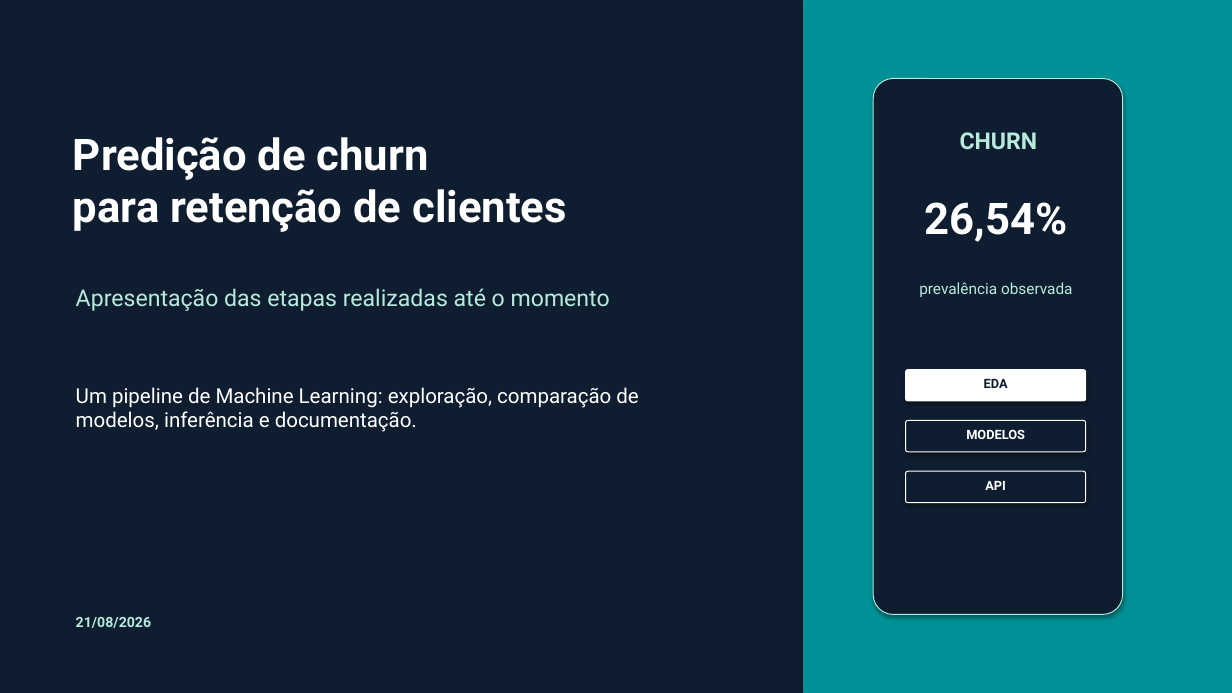
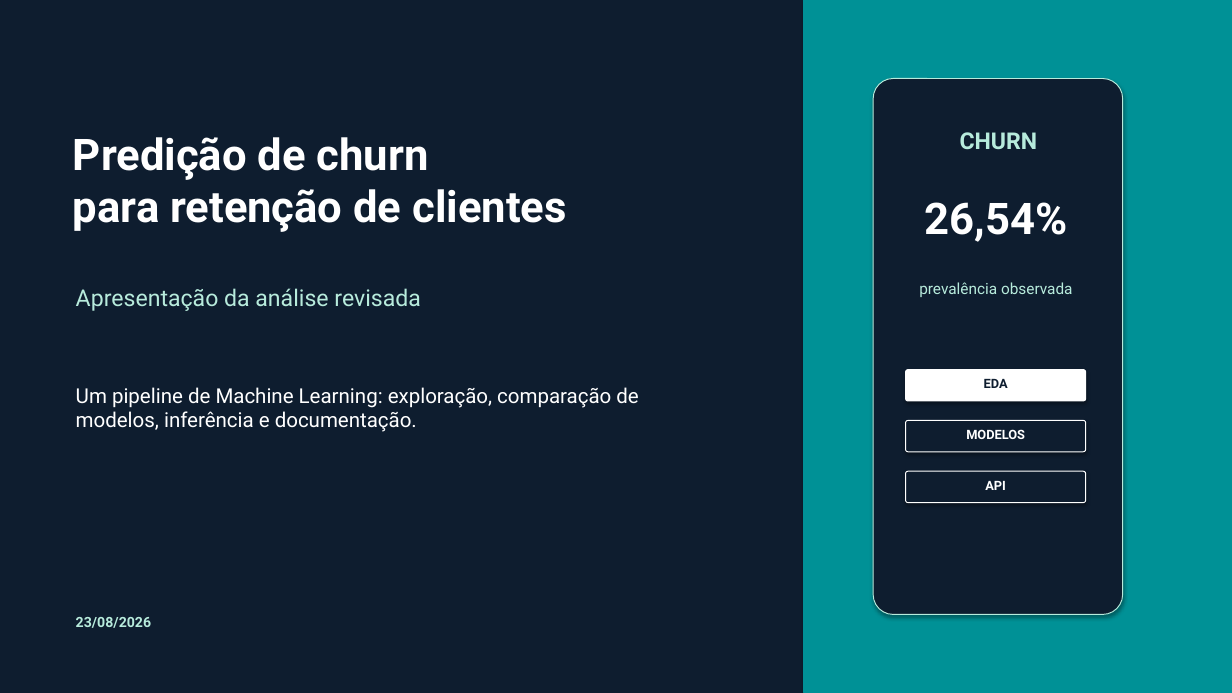
Before and after one commit to SamuelCambui/trabalho-final-fase-1, a slide deck: slide 1 of docs/apresentacao_projeto_churn.pptx. Drawn at 1232x693 pixels with LibreOffice and Linux fonts; fonts in the diff are those of the drawing. Boxes give left, top, right and bottom in pixels: in the first picture for what was removed or moved away, otherwise in the second. Text is boxed around its words. In the diff, an @@ line names an element or a change of style, - is before the commit and + after.

```diff
--- a/docs/apresentacao_projeto_churn.pptx
+++ b/docs/apresentacao_projeto_churn.pptx
@@ text at box(76, 288, 421, 311): text changed @@
-Apresentação das etapas realizadas até o momento
+Apresentação da análise revisada
@@ text at box(76, 617, 151, 628): text changed @@
-21/08/2026
+23/08/2026
```
Also in this commit, not shown: 9 other slides changed, 1 other file.
